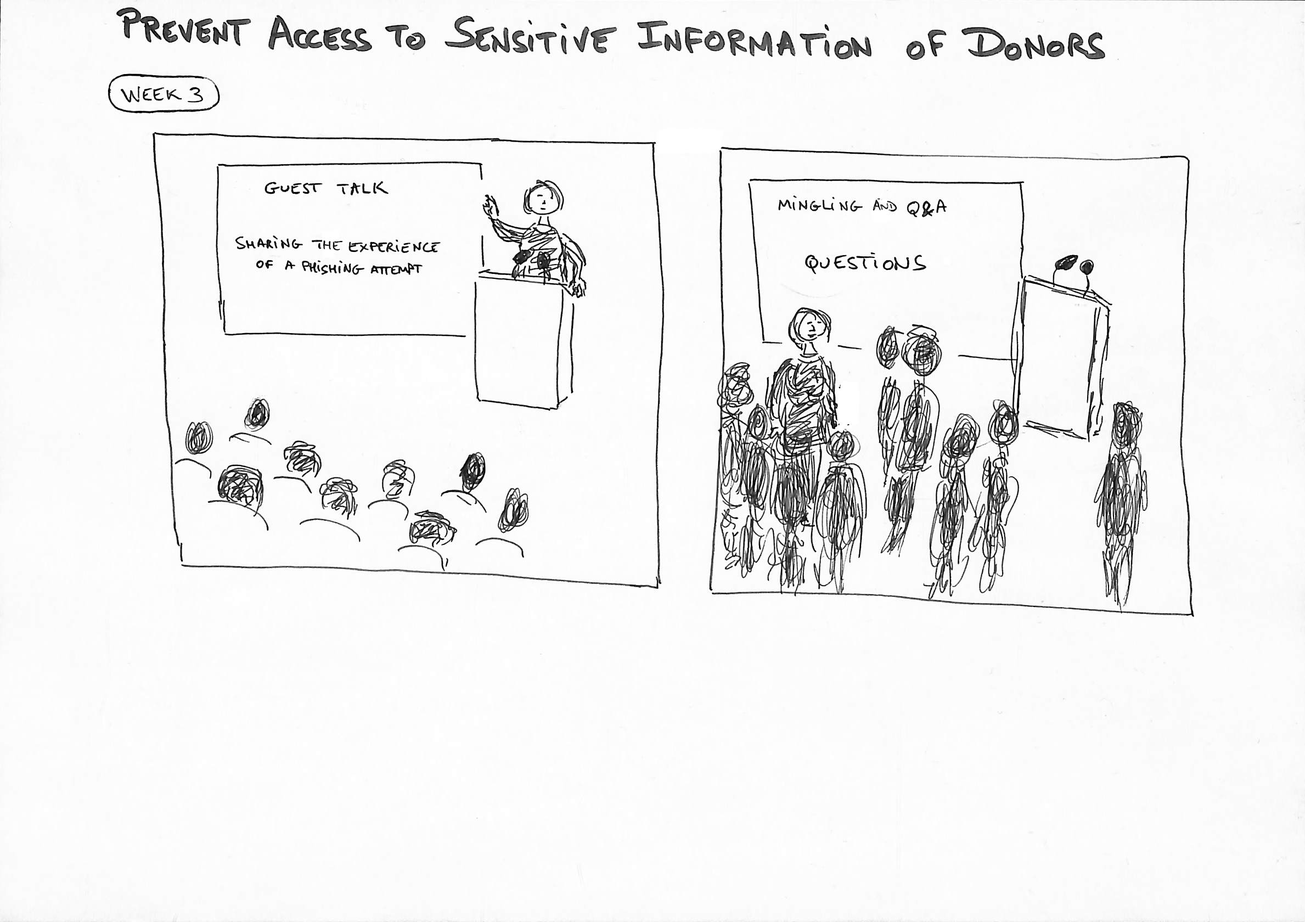
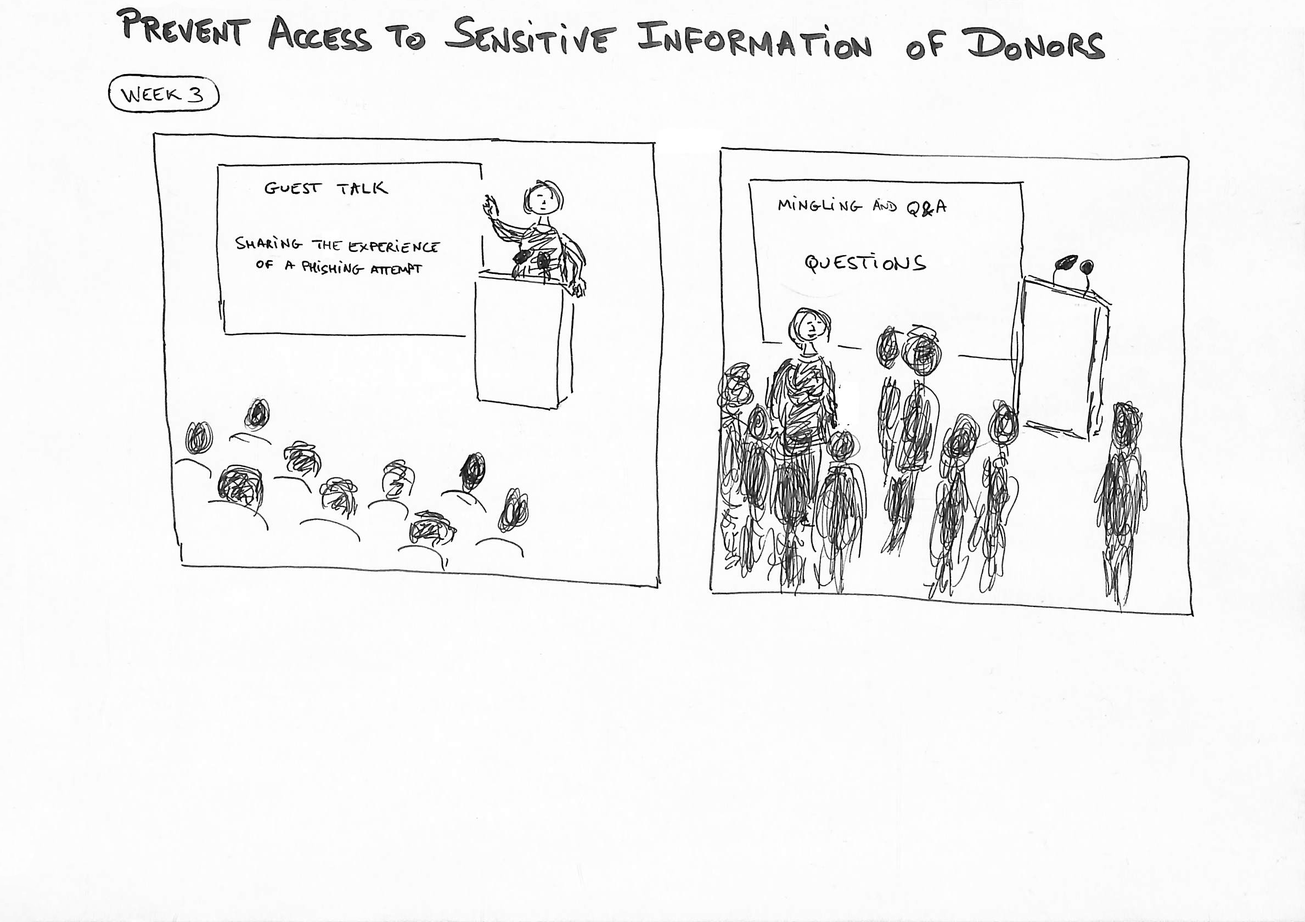
Layers edited between the first and the second (1305, 922) image:
painted on "101 Clean up" over [0, 0, 1305, 922]
